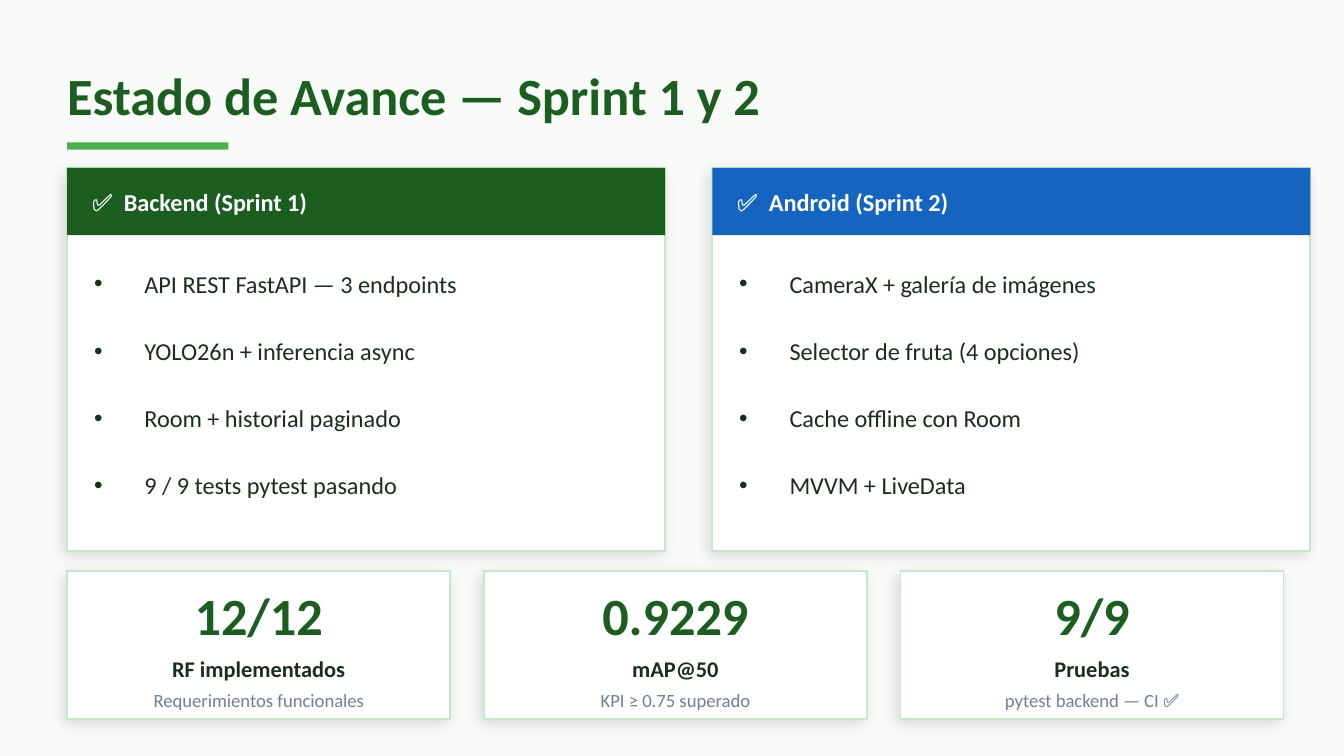
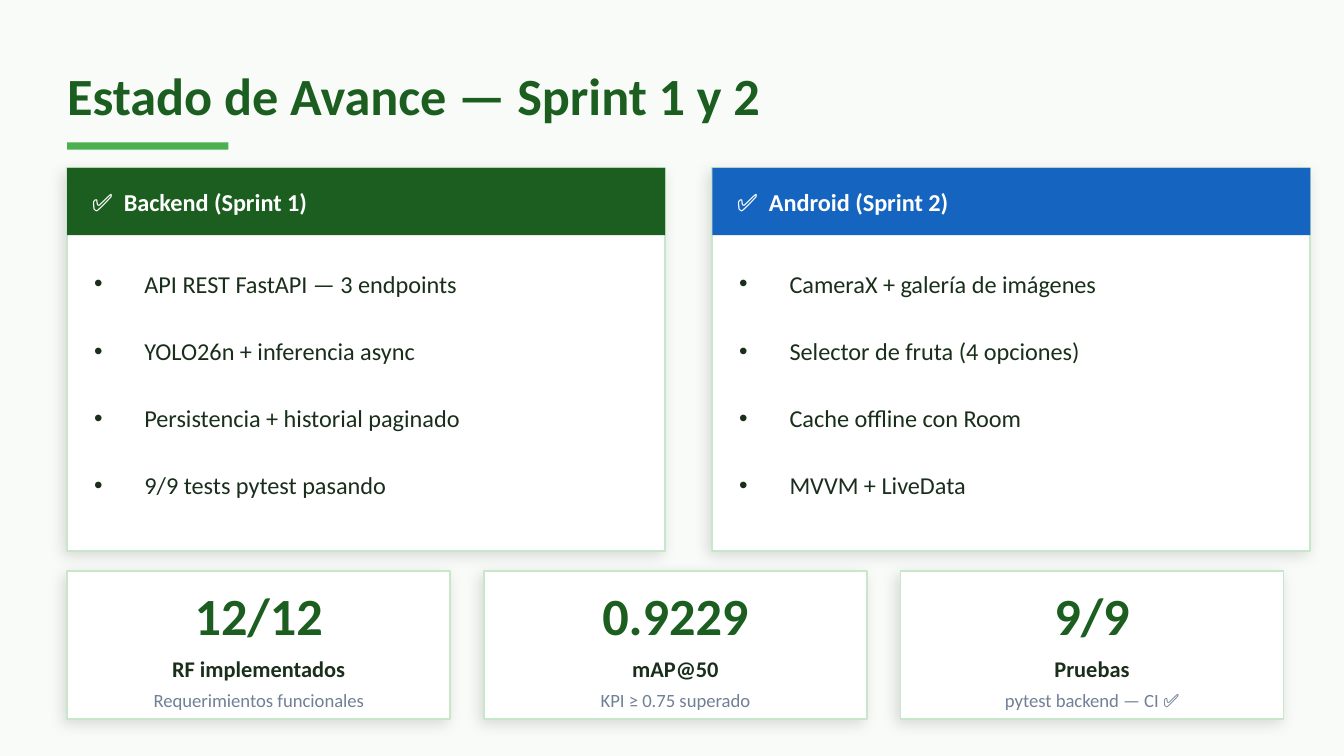
Before and after one commit to apotheosisss/MaduraApp-Produccion, a slide deck: slide 7 of Documentación/Evaluacion_2/MaduraApp_Presentacion_Evaluacion2.pptx. Drawn at 1344x756 pixels with LibreOffice and Linux fonts; fonts in the diff are those of the drawing. Boxes give left, top, right and bottom in pixels: in the first picture for what was removed or moved away, otherwise in the second. Text is boxed around its words. In the diff, an @@ line names an element or a change of style, - is before the commit and + after.

Commit message:
fix(docs): mejoras visuales en la PPT de Evaluacion 2
Slide 1 (Portada):
  - Seccion INTEGRANTES con header espaciado
  - Nombre real Claudio Vicente Aro Kath sin corchetes
  - Linea de docente agregada
  - Layout mas balanceado

Slide 2 (El Problema):
  - Texto descriptivo en una sola linea limpia
  - Cita Fuente: FAO . ODEPA separada

Slide 3 (La Solucion):
  - Flechas entre cards ahora son triangulos > limpios
  - (antes eran rectangulo + arrow superpuestos)

Slide 5 (Arquitectura 4+1):
  - Descripciones de cada vista mas substantivas
  - Fisica: Despliegue cloud / Android . API . BD
  - (antes: Android->Render ->Supabase con salto feo)

Slide 6 (Resultados):
  - Linea de info de entrenamiento con mejor contraste
  - (color C.border en vez de C.textMute)

Slide 7 (Estado Avance):
  - Fix: 9 / 9 tests -> 9/9 tests
  - Persistencia + historial paginado (mas claro)

```diff
--- a/Documentación/Evaluacion_2/MaduraApp_Presentacion_Evaluacion2.pptx
+++ b/Documentación/Evaluacion_2/MaduraApp_Presentacion_Evaluacion2.pptx
@@ text at [144,410,459,431]: text changed @@
-• Room + historial paginado
+• Persistencia + historial paginado
@@ text at [144,477,386,498]: spaces changed @@
-• 9 / 9 tests pytest pasando
+• 9/9 tests pytest pasando
```
Also in this commit, not shown: 5 other slides changed.
